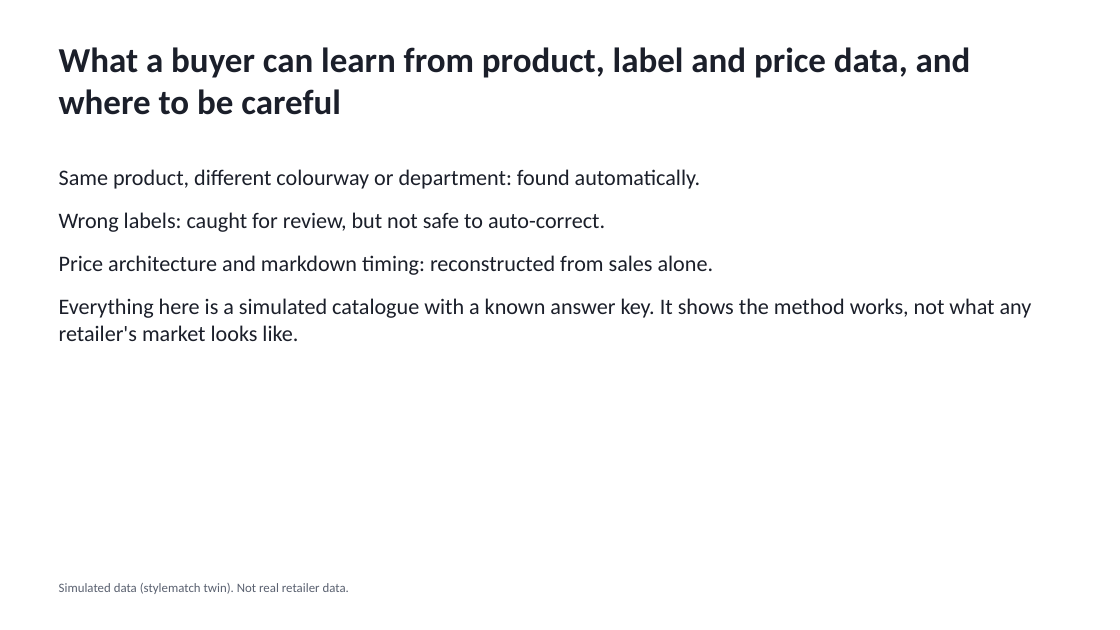
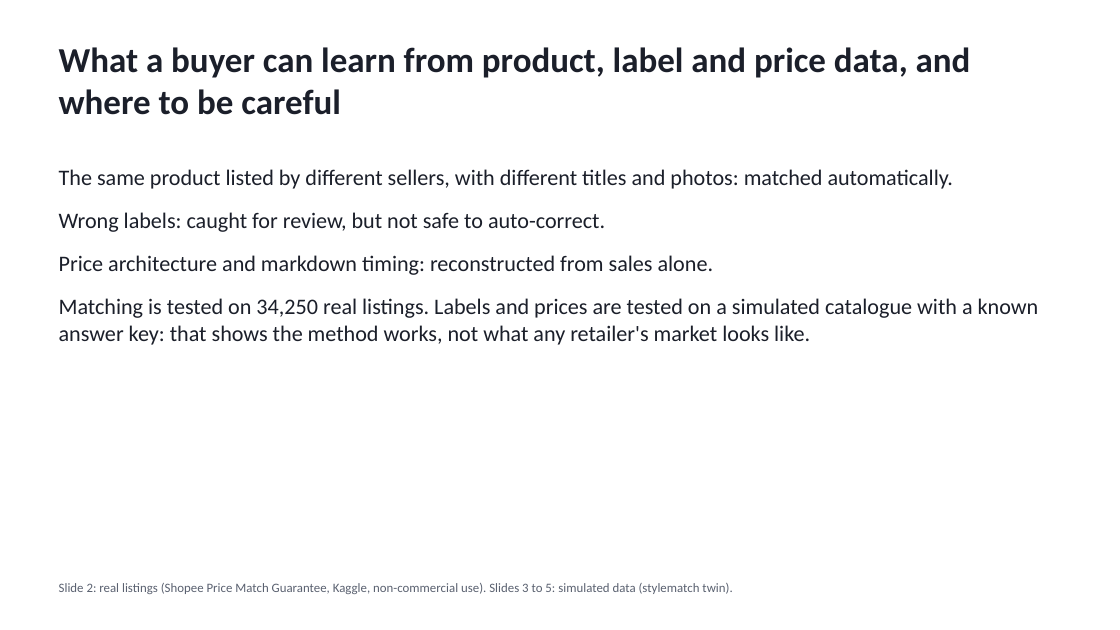
Before and after one commit to michaelsamuel2005/stylematch, a slide deck: slide 1 of deck/stylematch_buyer_deck.pptx. Drawn at 1120x630 pixels with LibreOffice and Linux fonts; fonts in the diff are those of the drawing. Boxes give left, top, right and bottom in pixels: in the first picture for what was removed or moved away, otherwise in the second. Text is boxed around its words. In the diff, an @@ line names an element or a change of style, - is before the commit and + after.

```diff
--- a/deck/stylematch_buyer_deck.pptx
+++ b/deck/stylematch_buyer_deck.pptx
@@ text at <box>59,169,953,189</box>: text changed @@
-Same product, different colourway or department: found automatically.
+The same product listed by different sellers, with different titles and photos: matched automatically.
@@ text at <box>59,298,1039,345</box>: text changed @@
-Everything here is a simulated catalogue with a known answer key. It shows the method works, not what any retailer's market looks like.
+Matching is tested on 34,250 real listings. Labels and prices are tested on a simulated catalogue with a known answer key: that shows the method works, not what any retailer's market looks like.
@@ text at <box>59,583,732,594</box>: text changed @@
-Simulated data (stylematch twin). Not real retailer data.
+Slide 2: real listings (Shopee Price Match Guarantee, Kaggle, non-commercial use). Slides 3 to 5: simulated data (stylematch twin).
```
Also in this commit, not shown: 1 other slide changed, 4 other files.
